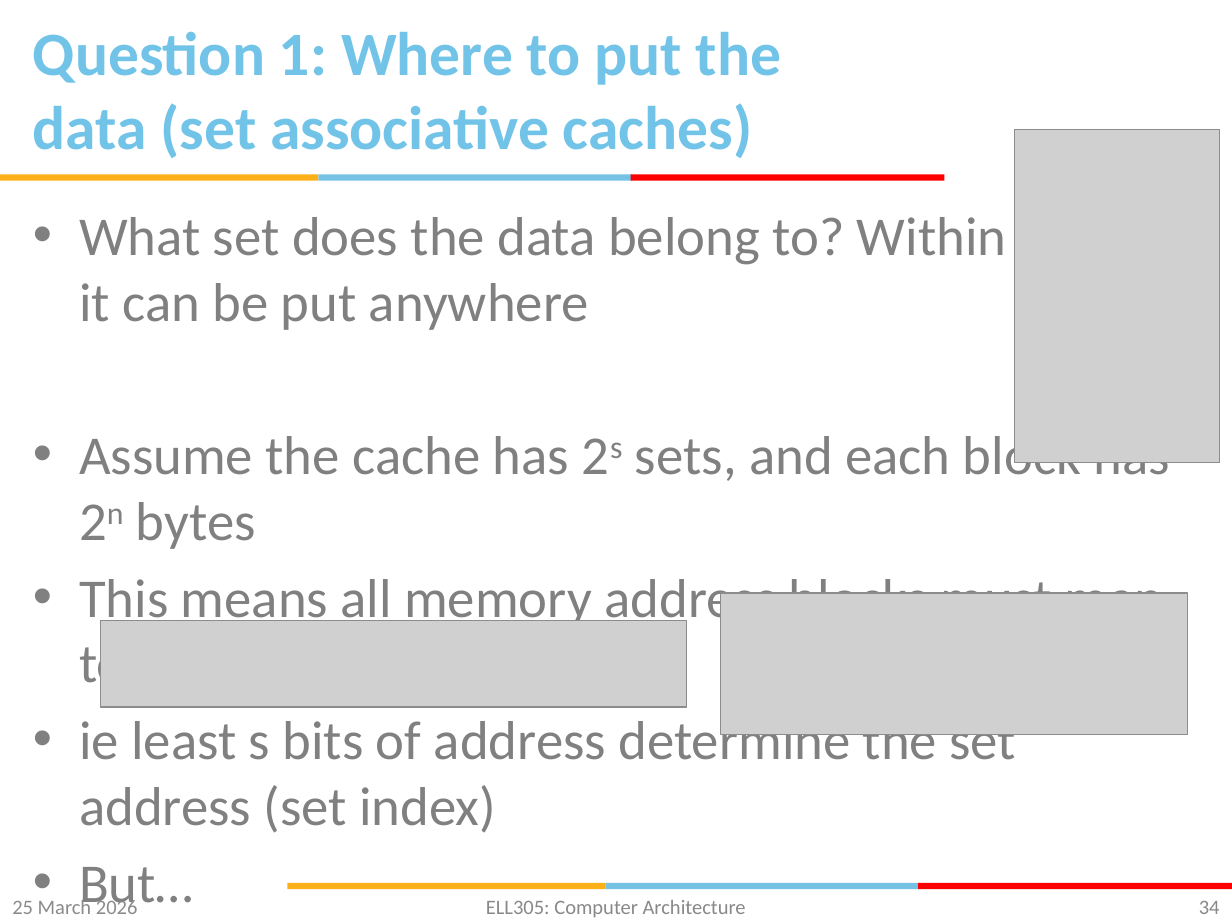
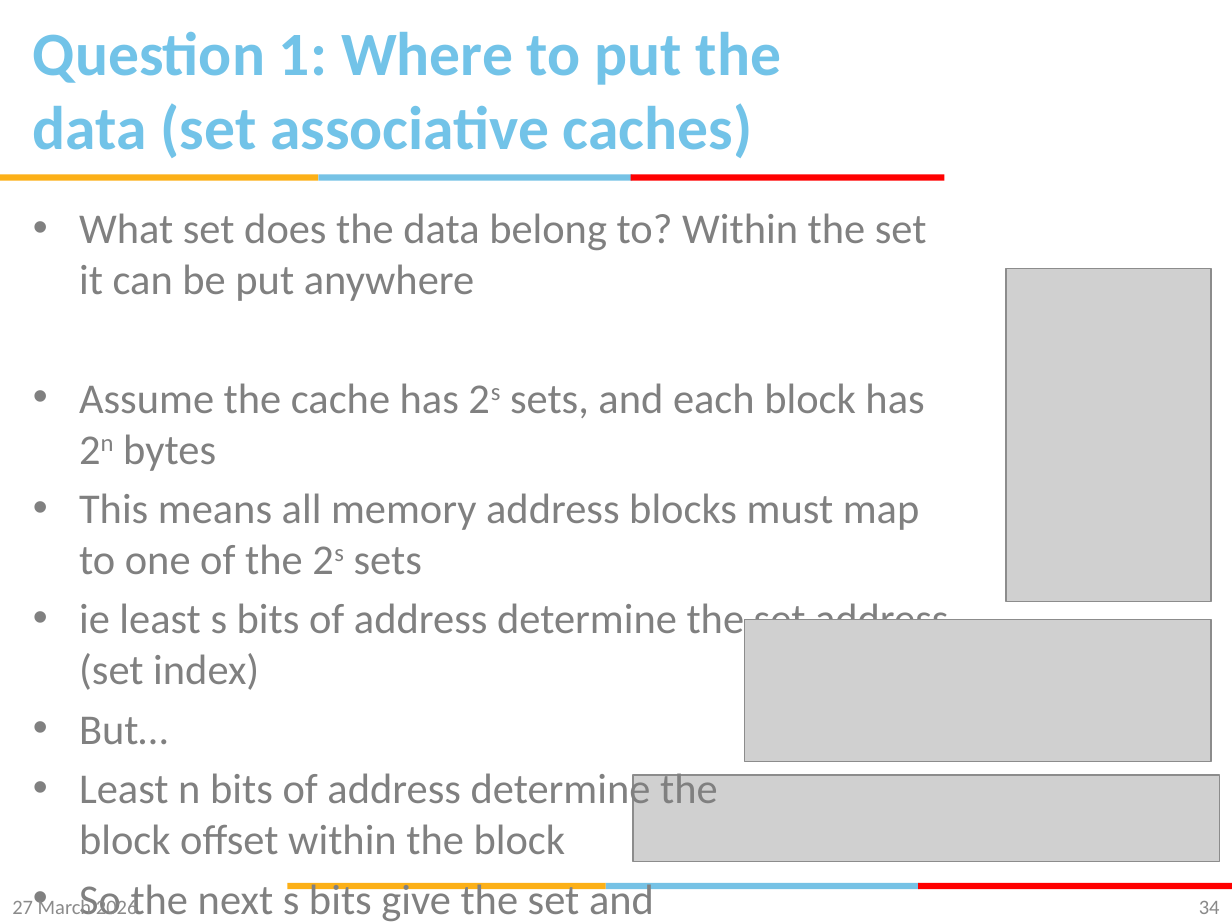
Before and after one commit to gsaurabhr-teaching/csf342-material, a slide deck: slide 34 of Lec-24-29-memory.pptx. Drawn at 1232x924 pixels with LibreOffice and Linux fonts; fonts in the diff are those of the drawing; grey boxes stand for pictures; background and template pictures are left out. Boxes give left, top, right and bottom in pixels: in the first picture for what was removed or moved away, otherwise in the second. Text is boxed around its words. In the diff, an @@ line names an element or a change of style, - is before the commit and + after.

Commit message:
set associative caches

```diff
--- a/Lec-24-29-memory.pptx
+++ b/Lec-24-29-memory.pptx
@@ text "What set does the data ..." at bbox=[79, 213, 948, 914]: size 32 to 24.8 pt; less space between paragraphs @@
@@ picture: place and size @@
-picture at bbox=[1014, 129, 1218, 462]
+picture at bbox=[1007, 269, 1211, 601]
@@ picture: place and size @@
-picture at bbox=[721, 593, 1188, 734]
+picture at bbox=[744, 620, 1211, 761]
@@ picture: place and size @@
-picture at bbox=[101, 621, 687, 707]
+picture at bbox=[633, 775, 1220, 861]
@@ text at bbox=[12, 897, 138, 914]: text changed @@
-25 March 2026
+27 March 2026
@@ text removed at bbox=[486, 900, 746, 917] @@
-ELL305: Computer Architecture
```
Also in this commit, not shown: 70 other slides changed.
